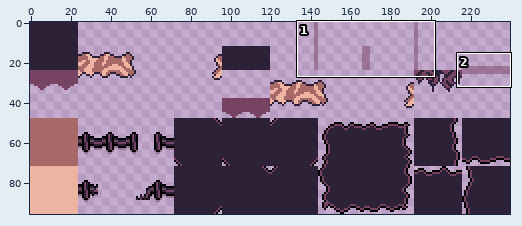
Two states of a sprite sheet, Tilesets/main_tileset.png. Above, an overview of the earlier version with the close-up marked.
Close-up. Before the edit:
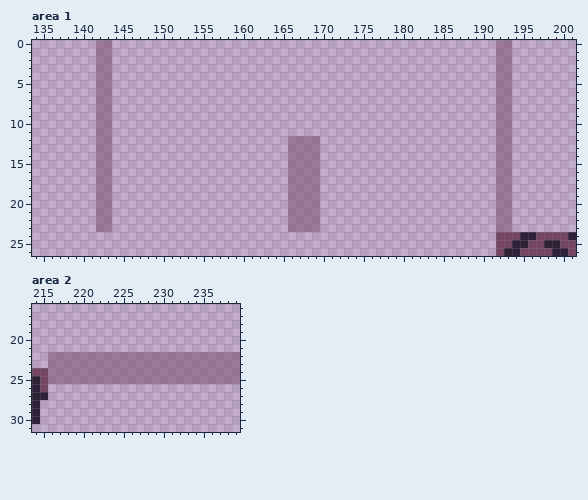
The file is 240x96 pixels. Shown: area 1: x 134..201, y 0..26; area 2: x 214..239, y 16..31. The commit also changed other parts of the picture, which this record leaves out.
Once edited:
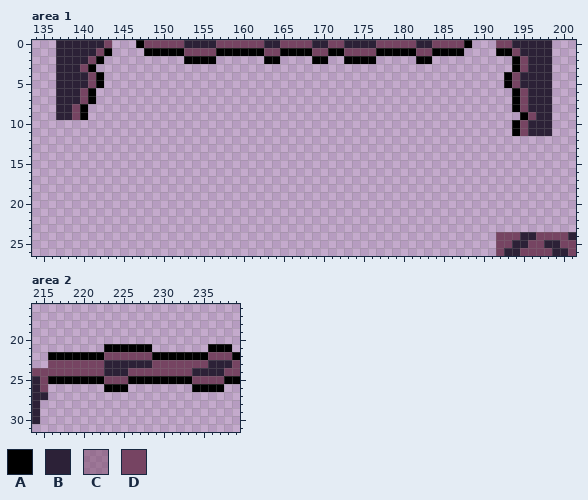
Palette (. is transparent): A #000000  B #2c2137  C #7644627d  D #764462
The exact change:
--- area 1
@@ x 134..201 @@
- 0 ........CC................................................CC........
- 1 ........CC................................................CC........
- 2 ........CC................................................CC........
- 3 ........CC................................................CC........
- 4 ........CC................................................CC........
- 5 ........CC................................................CC........
- 6 ........CC................................................CC........
- 7 ........CC................................................CC........
- 8 ........CC................................................CC........
- 9 ........CC................................................CC........
-10 ........CC................................................CC........
-11 ........CC................................................CC........
-12 ........CC......................CCCC......................CC........
-13 ........CC......................CCCC......................CC........
-14 ........CC......................CCCC......................CC........
-15 ........CC......................CCCC......................CC........
-16 ........CC......................CCCC......................CC........
-17 ........CC......................CCCC......................CC........
-18 ........CC......................CCCC......................CC........
-19 ........CC......................CCCC......................CC........
-20 ........CC......................CCCC......................CC........
-21 ........CC......................CCCC......................CC........
-22 ........CC......................CCCC......................CC........
-23 ........CC......................CCCC......................CC........
+ 0 ...BBBBBBD...ADDDDDBBBBDDDDDDBBDDDDBBDDBBBBDDDDDBBDDDDA...DDBBBBB...
+ 1 ...BBBBBDA....AAAAADDDDAAAAAADDAAAADDAADDDDAAAAADDAAAA....AADBBBB...
+ 2 ...BBBBDA..........AAAA......AA....AA..AAAA.....AA..........ADBBB...
+ 3 ...BBBDA....................................................ADBBB...
+ 4 ...BBBBDA..................................................ADBBBB...
+ 5 ...BBBBDA..................................................ADBBBB...
+ 6 ...BBBDA....................................................ADBBB...
+ 7 ...BBBDA....................................................ADBBB...
+ 8 ...BBDA.....................................................ADBBB...
+ 9 ...BBDA......................................................ADBB...
+10 ............................................................ADBBB...
+11 ............................................................ADBBB...
+12 ....................................................................
+13 ....................................................................
+14 ....................................................................
+15 ....................................................................
+16 ....................................................................
+17 ....................................................................
+18 ....................................................................
+19 ....................................................................
+20 ....................................................................
+21 ....................................................................
+22 ....................................................................
+23 ....................................................................
 24 ..........................................................DDDBBDDDDB
--- area 2
@@ x 214..239 @@
 20 ..........................
-21 ..........................
-22 ..CCCCCCCCCCCCCCCCCCCCCCCC
-23 ..CCCCCCCCCCCCCCCCCCCCCCCC
-24 DDCCCCCCCCCCCCCCCCCCCCCCCC
-25 BDCCCCCCCCCCCCCCCCCCCCCCCC
-26 BD........................
+21 .........AAAAAA.......AAA.
+22 ..AAAAAAADDDDDDAAAAAAADDDA
+23 ..DDDDDDDBBBBBBDDDDDDDBBBD
+24 DDDDDDDDDBBBDDDDDDDDBBBBDD
+25 BDAAAAAAADDDAAAAAAAADDDDAA
+26 BD.......AAA........AAAA..
 27 BB........................
